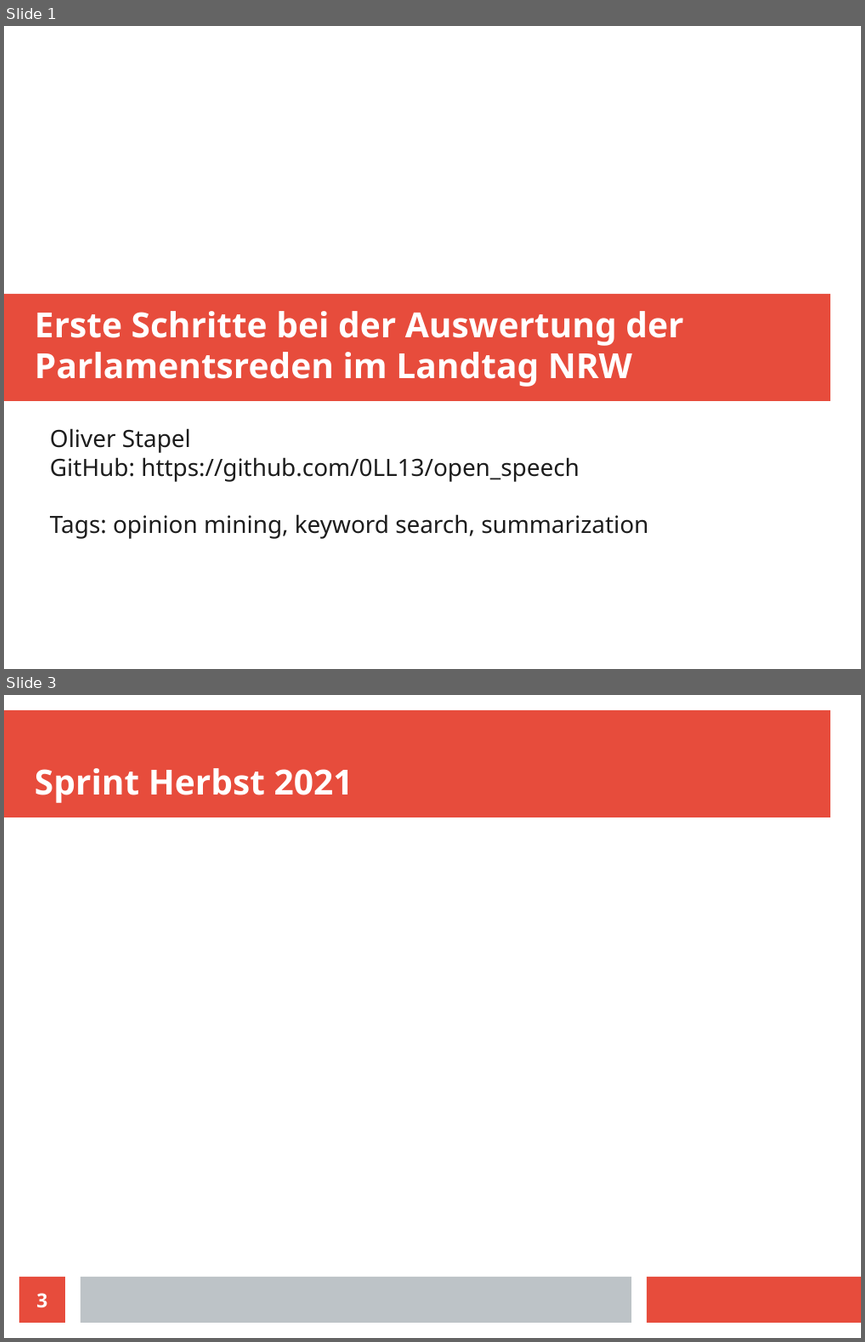
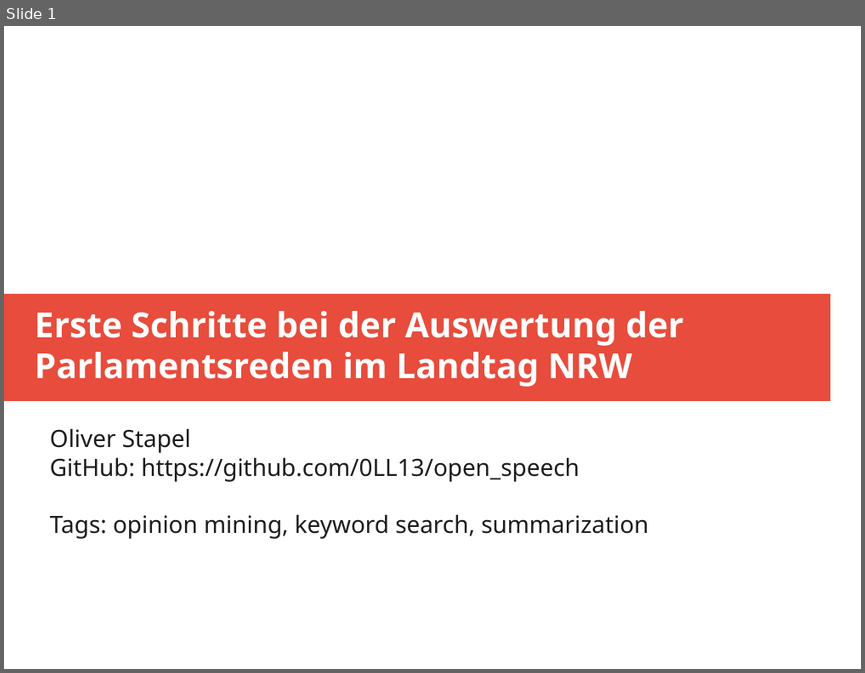
Before and after one commit to 0LL13/open_speech, a slide deck: speech_analysis.odp. Shown one above the other, each under a label of ours: slides 1 and 3 before the commit, slide 1 after it; the slides between them are not shown. The pictures are 865x1342 and 865x673 pixels, drawn with LibreOffice and Linux fonts; fonts in the diff are those of the drawing. Boxes give left, top, right and bottom in pixels: in the first picture for what was removed or moved away, otherwise in the second. Text is boxed around its words. In the diff, an @@ line names an element or a change of style, - is before the commit and + after.

```diff
--- a/speech_analysis.odp
+++ b/speech_analysis.odp
@@ slide 3 removed at (x1=4, y1=695, x2=861, y2=1338), background #FFFFFF @@
@@ rectangle removed at (x1=4, y1=710, x2=830, y2=818) @@
@@ title removed at (x1=35, y1=768, x2=353, y2=803) @@
-Sprint Herbst 2021
@@ page number removed at (x1=19, y1=1276, x2=65, y2=1322) @@
-3
@@ rectangle removed at (x1=80, y1=1276, x2=631, y2=1322) @@
@@ rectangle removed at (x1=647, y1=1276, x2=861, y2=1322) @@
```
Also in this commit, not shown: 2 slides added, 1 other slide removed, 7 other files.
